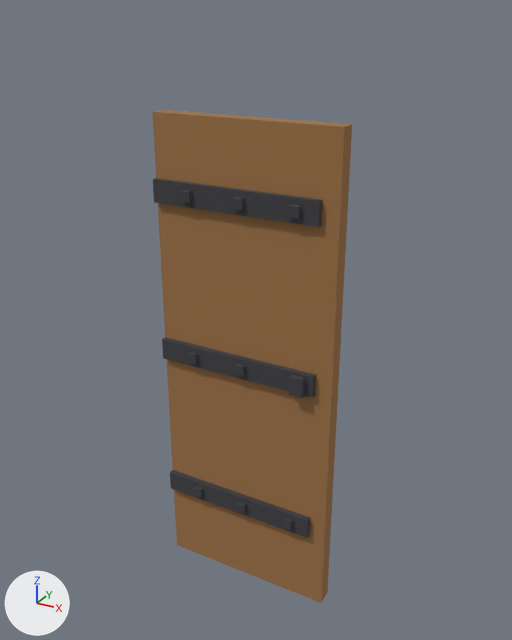
One commit to the FBX model client/Assets/Art/Buildings/Venaria/Door.fbx: the scene before it, then after it.
Camera for both pictures: a camera (50 mm lens) standing at (1.63, -1.99, 2.16) and looking at (0.52, 0.03, 1.15). Lighting does not change. The marker at lower left points along +X, +Y and +Z. The picture after the commit comes second. Where no turn or scale is listed for an object, it has been applied to the vertices.

The first picture shows 'Kit_Door'.
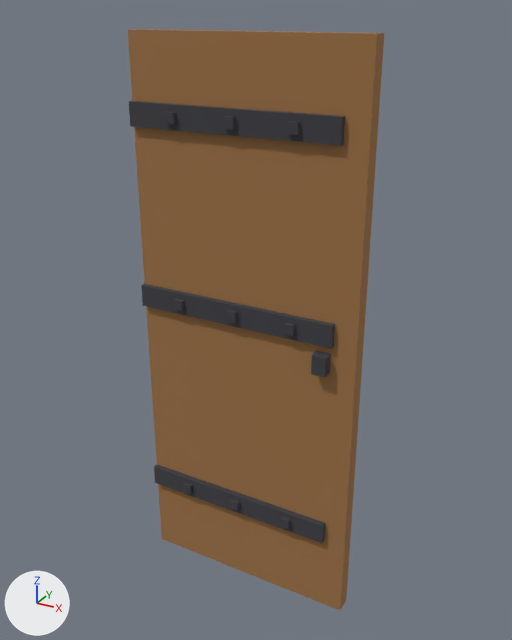
Where the change shows, as pixel boxes [x1, y1, x2, y2] in the pictures (512 x 640 px; the box of a moved part takes in the faces that stretch with it):
'Kit_Door', reshaped (28% wider, 18% taller): before [152, 110, 352, 603]; after [128, 29, 384, 610]
part 1 of me_kit_door, moved or reshaped: before [152, 110, 352, 603]; after [128, 29, 384, 610]
part 2 of me_kit_door, moved or reshaped: before [170, 470, 310, 538]; after [154, 465, 325, 543]
part 3 of me_kit_door, moved or reshaped: before [236, 501, 246, 513]; after [230, 499, 240, 511]
part 4 of me_kit_door, moved or reshaped: before [162, 337, 316, 398]; after [141, 284, 335, 349]
part 5 of me_kit_door, moved or reshaped: before [187, 351, 198, 364]; after [173, 299, 185, 311]
part 6 of me_kit_door, moved or reshaped: before [234, 363, 245, 376]; after [226, 310, 238, 323]
part 7 of me_kit_door, moved or reshaped: before [285, 376, 289, 388]; after [283, 322, 295, 336]
part 8 of me_kit_door, moved or reshaped: before [153, 178, 322, 227]; after [129, 101, 345, 146]
part 9 of me_kit_door, moved or reshaped: before [180, 190, 192, 203]; after [164, 111, 176, 124]
part 10 of me_kit_door, moved or reshaped: before [232, 197, 244, 210]; after [223, 116, 235, 129]
part 11 of me_kit_door, moved or reshaped: before [288, 204, 301, 218]; after [287, 121, 300, 135]
part 12 of me_kit_door, moved or reshaped: before [289, 375, 305, 398]; after [311, 351, 331, 378]

The change, as a list of edits to the scene's bpy script:
```text
Change me_kit_door:
    used by ob_kit_door; location = (0.0, 0.0, 0.0)
    remove me_kit_door.from_pydata(...)  # 112 vertices, 84 faces; spans x 0.16..0.84, y -0.07..0.03, z 0.04..1.85
    add me_kit_door.from_pydata(...)  # 112 vertices, 84 faces; spans x 0.08..0.92, y -0.07..0.03, z 0.04..2.1
    me_kit_door part 1: the loose piece of 8 vertices spanning x 0.16..0.84, y -0.03..0.03, z 0.04..1.85 is scaled about its middle by (1.24, 1, 1.14), then moved by (0.0, 0.0, 0.12)
    me_kit_door part 2: the loose piece of 8 vertices spanning x 0.16..0.78, y -0.05..-0.03, z 0.35..0.43 is scaled about its middle by (1.23, 1, 1), then moved by (-0.01, 0.0, 0.0)
    me_kit_door part 3: the loose piece of 8 vertices spanning x 0.48..0.52, y -0.06..-0.05, z 0.37..0.41 is moved by (-0.03, 0.0, 0.0)
    me_kit_door part 4: the loose piece of 8 vertices spanning x 0.16..0.78, y -0.05..-0.03, z 0.95..1.03 is scaled about its middle by (1.23, 1, 1), then moved by (-0.01, 0.0, 0.2)
    me_kit_door part 5: the loose piece of 8 vertices spanning x 0.28..0.32, y -0.06..-0.05, z 0.97..1.01 is moved by (-0.05, 0.0, 0.2)
    me_kit_door part 6: the loose piece of 8 vertices spanning x 0.48..0.52, y -0.06..-0.05, z 0.97..1.01 is moved by (-0.03, 0.0, 0.2)
    me_kit_door part 7: the loose piece of 8 vertices spanning x 0.68..0.72, y -0.06..-0.05, z 0.97..1.01 is moved by (-0.01, 0.0, 0.2)
    me_kit_door part 8: the loose piece of 8 vertices spanning x 0.16..0.78, y -0.05..-0.03, z 1.55..1.63 is scaled about its middle by (1.23, 1, 1), then moved by (-0.01, 0.0, 0.25)
    me_kit_door part 9: the loose piece of 8 vertices spanning x 0.28..0.32, y -0.06..-0.05, z 1.57..1.61 is moved by (-0.05, 0.0, 0.25)
    me_kit_door part 10: the loose piece of 8 vertices spanning x 0.48..0.52, y -0.06..-0.05, z 1.57..1.61 is moved by (-0.03, 0.0, 0.25)
    me_kit_door part 11: the loose piece of 8 vertices spanning x 0.68..0.72, y -0.06..-0.05, z 1.57..1.61 is moved by (-0.01, 0.0, 0.25)
    me_kit_door part 12: the loose piece of 8 vertices spanning x 0.7..0.75, y -0.07..-0.03, z 0.95..1.02 is moved by (0.08, 0.0, 0.1)
    other edits to the shape of me_kit_door do not show in these pictures
```
